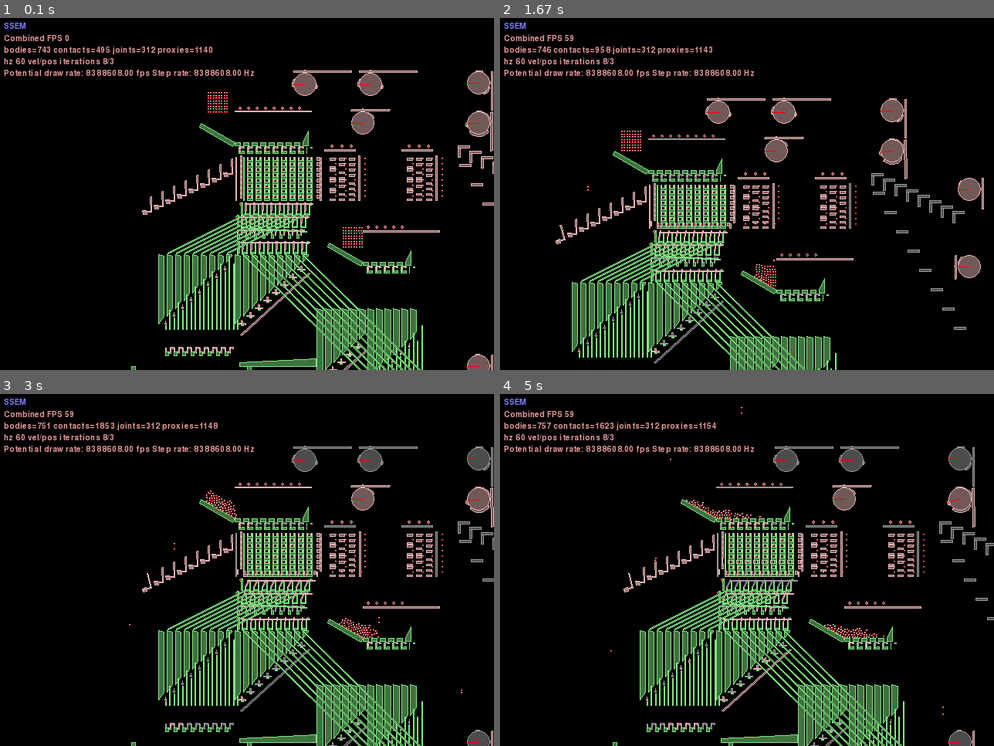
Above: before the commit, frames 1-4 (two rows, left to right).
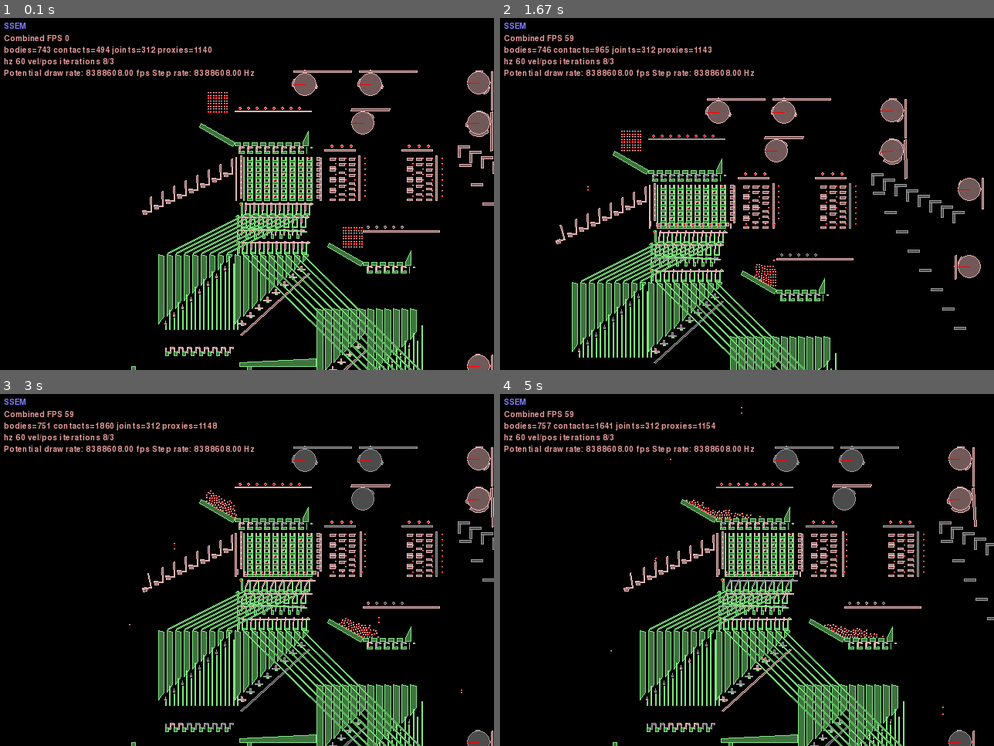
Above: after the commit, the same moments.

Repository: jmacarthur/box2d-ssem
Game: pygame game, started from main.py
Two runs of this game, one before a commit and one after it. Both use one fixed random seed, a clock stepped at 60 frames per second and the inputs below.
Inputs (mouse positions are in pixels of both pictures, inside the frame that each line leads up to):
- Up to frame 1 (0.1 s): no input
- Up to frame 2 (1.67 s): hold Right 0.33-0.8 s; move the mouse to (727, 201) at 0.37 s; hold Up 0.83-1.13 s; move the mouse to (747, 208) at 0.87 s; tap Space at 0.9, 1.23, 1.53 s; hold Right 1.17-1.63 s; move the mouse to (628, 186) at 1.2 s
- Up to frame 3 (3 s): hold Left 1.67-2.2 s; move the mouse to (296, 643) at 1.7 s; tap Space at 1.73, 2.03, 2.3, 2.63, 2.93 s; hold Down 2.23-2.53 s; move the mouse to (93, 647) at 2.27 s; hold Left 2.57-2.97 s; move the mouse to (429, 689) at 2.6 s
- Up to frame 4 (5 s): hold Up 3-3.37 s; move the mouse to (806, 594) at 3.03 s; tap Space at 3.07, 3.47, 3.77, 4.13, 4.53, 4.83 s; hold Right 3.4-4.03 s; move the mouse to (756, 436) at 3.43 s; hold Down 4.07-4.43 s; move the mouse to (628, 489) at 4.1 s; hold Left 4.47-4.93 s; move the mouse to (722, 658) at 4.5 s; hold Right from 4.97 s (still down)

The runs differ from the first frame. In frame 1, 0.2% of the frame differs, in the area x 21-100%, y 7-34%; in frame 2, 0.2%; in frame 3, 1.0%; in frame 4, 1.2%, in the area x 21-97%, y 7-72%.

Commit message:
Fix motor force

Diff:
--- a/main.py
+++ b/main.py
@@ -584,7 +584,7 @@
             bump_points.append(( radius*math.cos(-(ang+0.01)*math.pi*2), radius*math.sin(-(ang+0.01)*math.pi*2)))
             bump_fixtures.append(fixtureDef(shape=polygonShape(vertices=bump_points),density=0.0,filter=filters[0]))
         cam_body = self.add_multifixture([disc_fixture] + bump_fixtures, xpos, ypos)
-        cam_driver = self.revolving_joint(attachment_body, cam_body, (xpos,ypos), motor=0, force=50)
+        cam_driver = self.revolving_joint(attachment_body, cam_body, (xpos,ypos), motor=1, force=50)
         cam_driver.motorSpeed = 0
         follower_filter = filters[1]
         if horizontal:
@@ -704,7 +704,7 @@
         # Cams
 
         # Cam 1: Fires memory injector, reading PC into address reg.
-        follower_body = self.add_cam(300,200, groundBody, 100, bumps=[(0.05,0.1)])
+        follower_body = self.add_cam(300,200, groundBody, 100, bumps=[(0.05,0.1)], axis_offset=1)
         self.distance_joint(follower_body, pc_injector_raiser)
 
         # Cam 2: Main memory selector lifter
